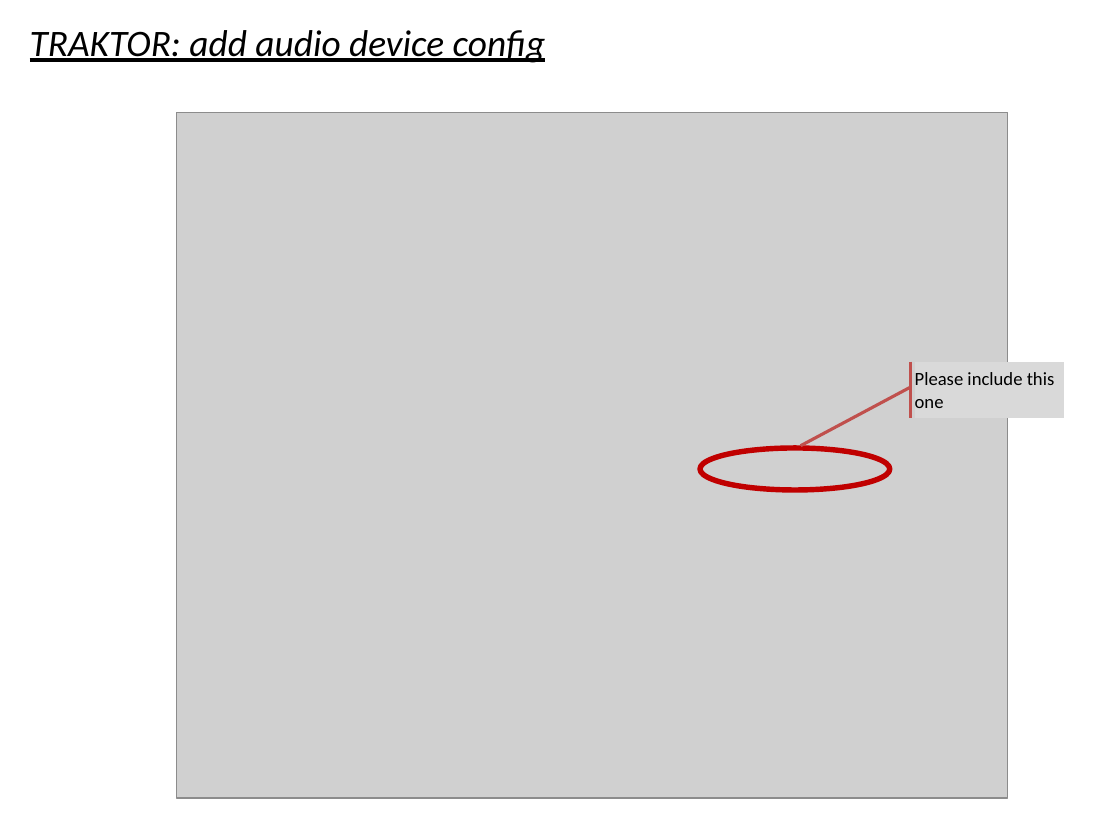
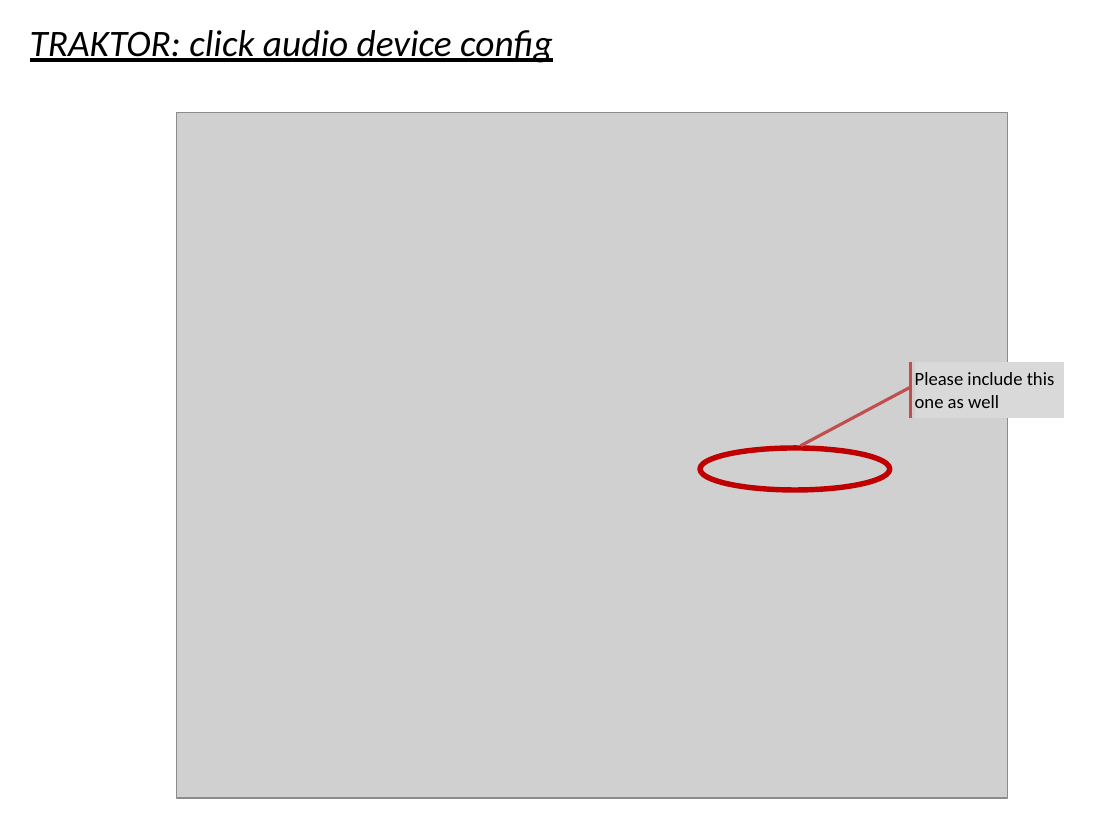
Before and after one commit to pestrela/music, a slide deck: slide 21 of traktor/mapping_ddj_1000/Support files/Source files/DDJ-1000 - Installation Guide.pptx (slide 20 before the commit). Drawn at 1120x840 pixels with LibreOffice and Linux fonts; fonts in the diff are those of the drawing; grey boxes stand for pictures. Boxes give left, top, right and bottom in pixels: in the first picture for what was removed or moved away, otherwise in the second. Text is boxed around its words. In the diff, an @@ line names an element or a change of style, - is before the commit and + after.

Commit message:
now copies tech files as well

```diff
--- a/traktor/mapping_ddj_1000/Support files/Source files/DDJ-1000 - Installation Guide.pptx
+++ b/traktor/mapping_ddj_1000/Support files/Source files/DDJ-1000 - Installation Guide.pptx
@@ text at box(30, 30, 553, 63): text changed @@
-TRAKTOR: add audio device config
+TRAKTOR: click audio device config
@@ text in accent callout at box(915, 372, 1055, 408): text changed @@
-Please include this one
+Please include this one as well
```
Also in this commit, not shown: 8 other slides changed, 5 slides added, 3 slides removed, 26 other files.
